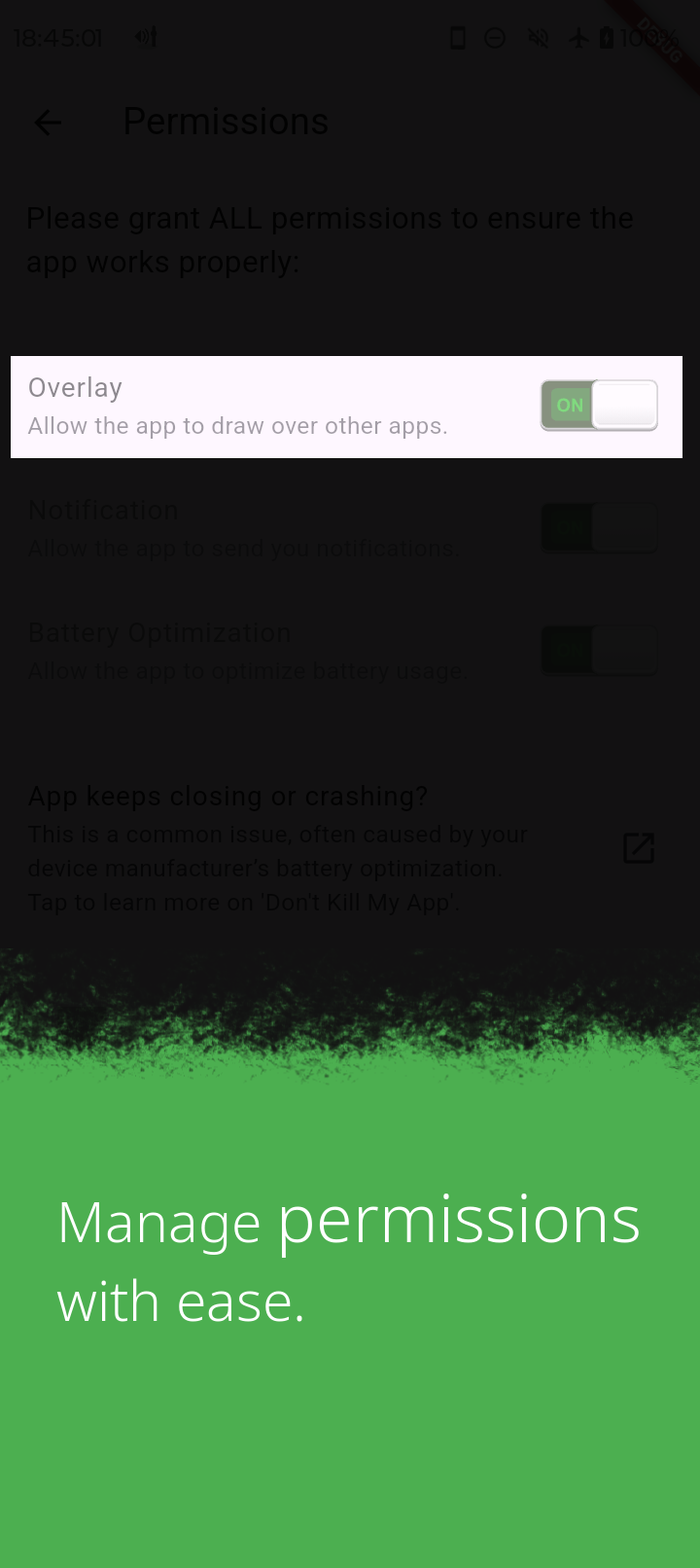
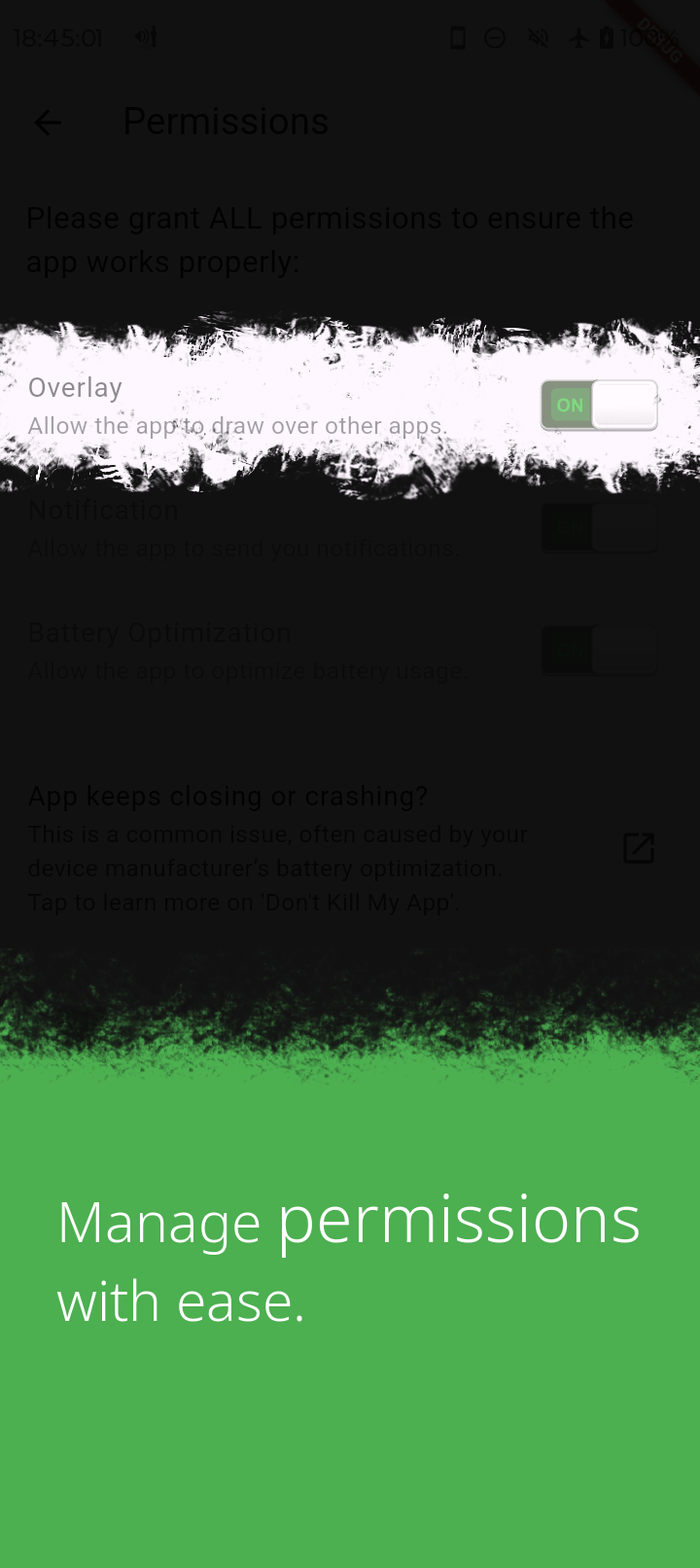
Two versions of the same layered image (700 × 1568). Layer-by-layer changes:
removed layer "Layer #2" (was difference) over (x1=589, y1=455, x2=695, y2=495)
removed layer "Pasted Layer" over (x1=10, y1=356, x2=683, y2=459)
painted on "Layer #1" over (x1=0, y1=310, x2=700, y2=501)
